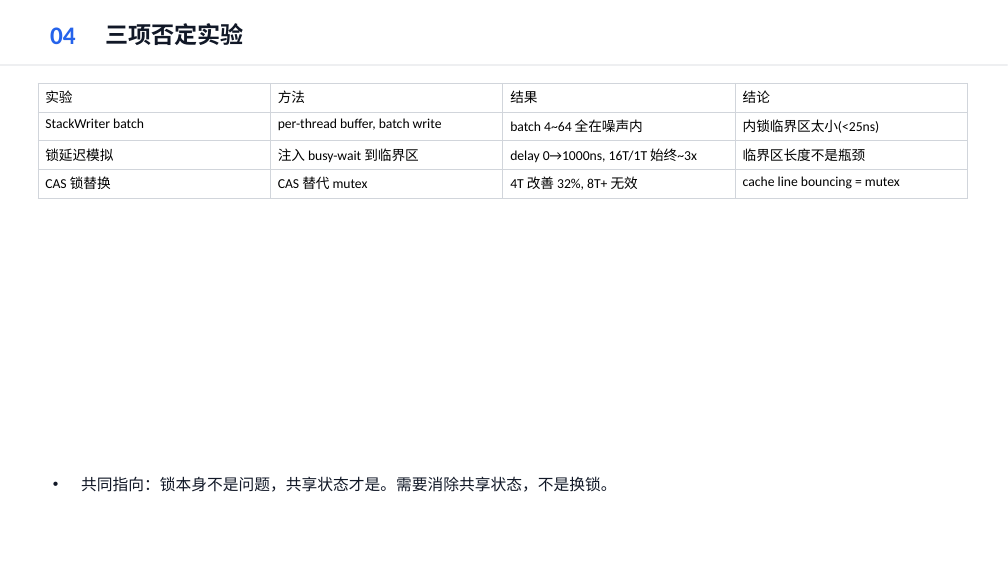
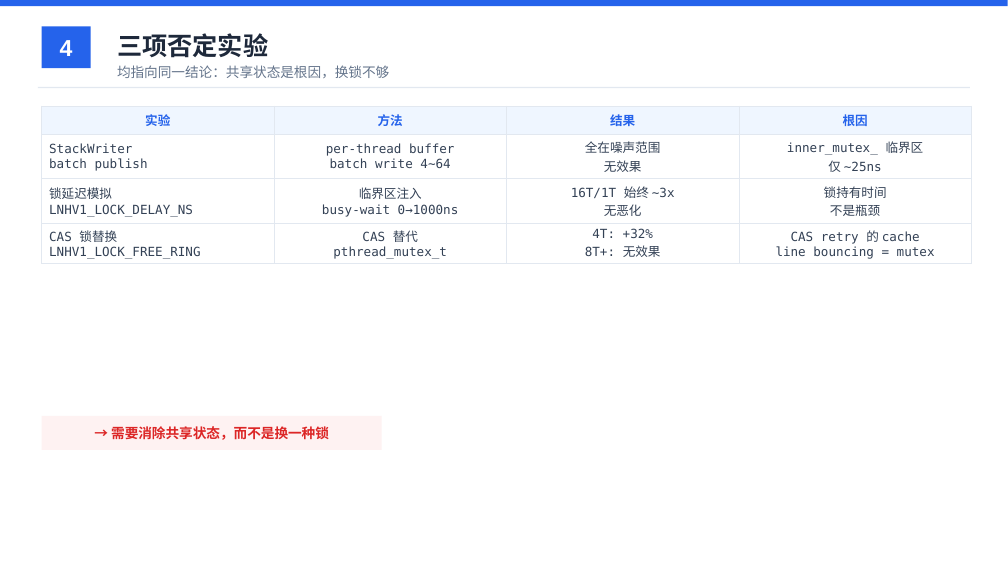
Before and after one commit to YiChiChen1106/Nativehook_linux_planb, a slide deck: slide 4 of presentation/native_hook_progress_2026-06-11.pptx. Drawn at 1008x567 pixels with LibreOffice and Linux fonts; fonts in the diff are those of the drawing. Boxes give left, top, right and bottom in pixels: in the first picture for what was removed or moved away, otherwise in the second. Text is boxed around its words. In the diff, an @@ line names an element or a change of style, - is before the commit and + after.

```diff
--- a/presentation/native_hook_progress_2026-06-11.pptx
+++ b/presentation/native_hook_progress_2026-06-11.pptx
@@ rectangle added at (0,0,1008,6), fill #2563EB @@
@@ rectangle added at (42,26,91,68), fill #2563EB @@
@@ text removed at (50,27,76,44) @@
-04
@@ text "三项否定实验": place and size @@
-text "三项否定实验" at (106,23,244,45)
+text "三项否定实验" at (117,33,268,58)
@@ text "三项否定实验" at (117,33,268,58): size 22 to 24 pt, font Calibri to Noto Sans CJK SC, text colour #111827 to #1E293B @@
@@ text added at (60,40,73,56), 22 pt, text #FFFFFF, bold @@
+4
@@ rectangle: place and size @@
-rectangle at (0,64,1008,66)
+rectangle at (38,87,970,88)
@@ rectangle at (38,87,970,88): fill #E5E7EB to #E2E8F0 @@
@@ text at (117,65,389,78): text changed; size 15 to 13 pt; text colour #111827 to #64748B @@
-• 共同指向：锁本身不是问题，共享状态才是。需要消除共享状态，不是换锁。
+均指向同一结论：共享状态是根因，换锁不够
@@ table at (42,106,973,263) @@
-row 1, column 4: 结论
+row 1, column 4: 根因
-row 2: StackWriter batch | per-thread buffer, batch write | batch 4~64 全在噪声内 | 内锁临界区太小(<25ns)
+row 2: StackWriter / batch publish | per-thread buffer / batch write 4~64 | 全在噪声范围 / 无效果 | inner_mutex_ 临界区 / 仅 ~25ns
-row 3: 锁延迟模拟 | 注入 busy-wait 到临界区 | delay 0→1000ns, 16T/1T 始终~3x | 临界区长度不是瓶颈
+row 3: 锁延迟模拟 / LNHV1_LOCK_DELAY_NS | 临界区注入 / busy-wait 0→1000ns | 16T/1T 始终 ~3x / 无恶化 | 锁持有时间 / 不是瓶颈
-row 4: CAS 锁替换 | CAS 替代 mutex | 4T 改善 32%, 8T+ 无效 | cache line bouncing = mutex
+row 4: CAS 锁替换 / LNHV1_LOCK_FREE_RING | CAS 替代 / pthread_mutex_t | 4T: +32% / 8T+: 无效果 | CAS retry 的 cache / line bouncing = mutex
@@ fill none to #EFF6FF in row 1 @@
@@ fill none to #FFFFFF in 12 cells @@
@@ size 13 to 12 pt, font Calibri to Arial, text colour #000000 to #2563EB, bold on in "实验", "方法", "结果" @@
@@ alignment left to centre @@
@@ borders changed @@
@@ table: place and size @@
-table at (38,83,969,194)
+table at (42,106,973,263)
@@ rectangle added at (42,416,382,450), fill #FEF2F2 @@
@@ text added at (111,426,329,440), 13 pt, text #DC2626, bold @@
+→ 需要消除共享状态，而不是换一种锁
```
Also in this commit, not shown: 11 other slides changed, 2 other files.
